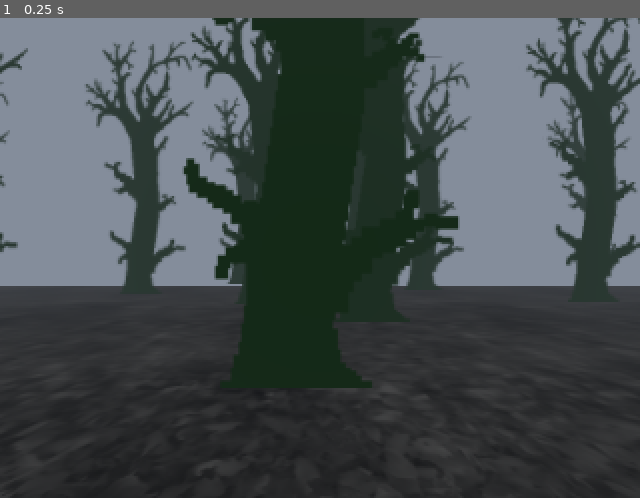
Above: before the commit, frame 1.
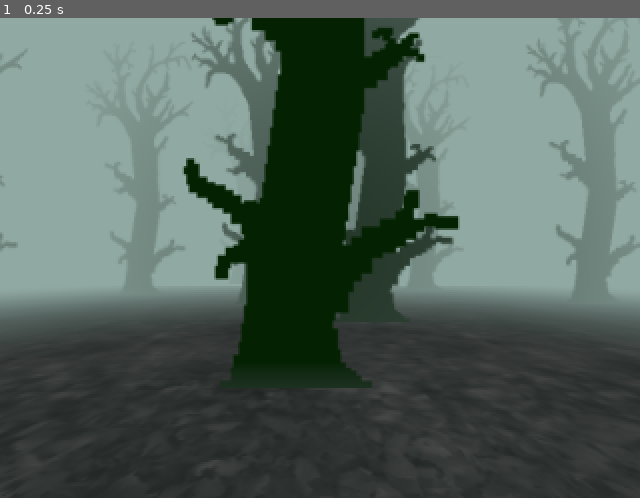
Above: after the commit, the same moment.

Repository: cat-in-the-dark/igrovoe-varenie-5--les
Game: Godot game, scene res://scenes/levels/level_les.tscn
Two runs of this game, one before a commit and one after it. Both use one fixed random seed, a clock stepped at 60 frames per second and the inputs below.
Inputs:
- Up to frame 1 (0.25 s): no input

The runs differ from the first frame. In frame 1, 50% of the frame differs, in the area x 0-100%, y 0-67%.

Commit message:
configure fog and fix joystick mappings

Diff:
--- a/project.godot
+++ b/project.godot
@@ -60,7 +60,7 @@
 }
 move_right={
 "deadzone": 0.2,
-"events": [Object(InputEventJoypadMotion,"resource_local_to_scene":false,"resource_name":"","device":-1,"axis":2,"axis_value":1.0,"script":null)
+"events": [Object(InputEventJoypadMotion,"resource_local_to_scene":false,"resource_name":"","device":-1,"axis":0,"axis_value":1.0,"script":null)
 ]
 }
 
--- a/scenes/levels/level_les.tscn
+++ b/scenes/levels/level_les.tscn
@@ -1,12 +1,8 @@
 [gd_scene load_steps=4 format=3 uid="uid://c8wd1uuswlbq8"]
 
 [ext_resource type="PackedScene" uid="uid://j7dlglxk4m4k" path="res://scenes/main/player/player.tscn" id="1_3bmfn"]
+[ext_resource type="Environment" uid="uid://dm4rbg40lrqlb" path="res://scenes/levels/level_les_env.tres" id="2_canl8"]
 [ext_resource type="PackedScene" uid="uid://cwdli0jpslv01" path="res://scenes/main/forest/forest.tscn" id="2_p81bp"]
-
-[sub_resource type="Environment" id="Environment_2j70g"]
-background_mode = 1
-background_color = Color(0.6666667, 0.6666667, 0.3529412, 1)
-fog_enabled = true
 
 [node name="Node3D" type="Node3D"]
 
@@ -14,6 +10,6 @@
 transform = Transform3D(1, 0, 0, 0, 1, 0, 0, 0, 1, 0, 0, -5)
 
 [node name="WorldEnvironment" type="WorldEnvironment" parent="."]
-environment = SubResource("Environment_2j70g")
+environment = ExtResource("2_canl8")
 
 [node name="forest" parent="." instance=ExtResource("2_p81bp")]
--- /dev/null
+++ b/scenes/levels/level_les_env.tres
@@ -0,0 +1,13 @@
+[gd_resource type="Environment" format=3 uid="uid://dm4rbg40lrqlb"]
+
+[resource]
+background_mode = 1
+background_color = Color(0.6666667, 0.6666667, 0.3529412, 1)
+fog_enabled = true
+fog_mode = 1
+fog_light_color = Color(0.51850003, 0.61, 0.584075, 1)
+fog_light_energy = 1.2
+fog_height = 0.2
+fog_height_density = 0.2
+fog_depth_begin = 3.0
+fog_depth_end = 15.0
--- a/scenes/main/player/player.gd
+++ b/scenes/main/player/player.gd
@@ -20,6 +20,7 @@
 
 func _handle_move_direction() -> Vector3:
 	var move_input := self._move_cmd()
+	print(move_input)
 	var forward := _camera.global_basis.z
 	var right := _camera.global_basis.x
 	var move_direction := forward * move_input.y + right * move_input.x
@@ -32,8 +33,6 @@
 	self.global_rotation += rot_dir * delta
 
 	var move_dir = _handle_move_direction()
-
-	move_dir.y = velocity.y
 	velocity = velocity.move_toward(move_dir * 4.0, 20.0 * delta)
 
 	move_and_slide()
